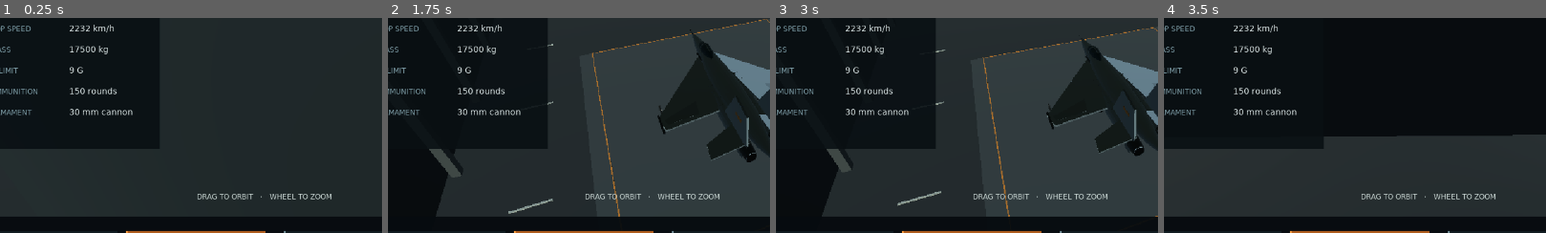
Above: before the commit, frames 1-4 (left to right).
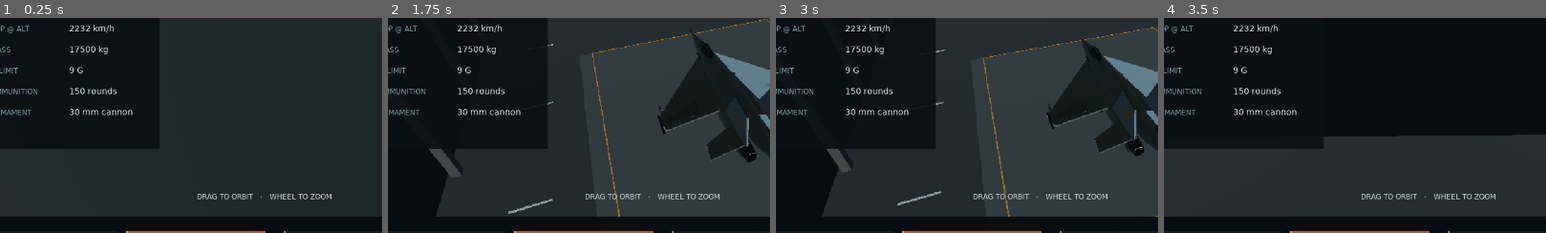
Above: after the commit, the same moments.

Repository: lolkeckay22-bot/copygamewy
Game: Godot game, scene res://Main.tscn
The game is run twice, just before and just after one commit, with the same random seed, the same clock (stepped at 60 frames per second) and the same inputs.
Inputs (mouse positions are % of the whole screen's width and height, from its top left):
- Up to frame 1 (0.25 s): no input
- Up to frame 2 (1.75 s): tap Enter at 0.5 s; move the mouse to (72, 45) at 0.52 s; hold D (roll_right) 0.53-1.25 s; hold X (cycle_missile) 0.53-1.25 s; click (72, 45) at 0.67 s; tap Z (flaps) at 0.77, 1.07 s; tap R (respawn) at 1.25 s; drag from (30, 55) to (45, 70) at 1.27 s
- Up to frame 3 (3 s): move the mouse to (60, 28) at 2.02 s; hold D (roll_right) 2.03-2.75 s; hold F (flare) 2.03-2.75 s; drag from (45, 70) to (20, 35) at 2.77 s
- Up to frame 4 (3.5 s): no input
The pictures show only the part of the screen within x 6-56%, y 35-85%; the shares and areas given below are measured in that part.

The runs differ from the first frame. In frame 1, 0.1% of the frame differs, in the area x 2-8%, y 3-8%; in frame 2, 0.1%; in frame 3, 0.1%; in frame 4, 0.1%.

Commit message:
ui: mark advertised maximum as high-altitude top speed

Diff:
--- a/Game/Source/scripts/HUD.gd
+++ b/Game/Source/scripts/HUD.gd
@@ -107,7 +107,7 @@
 	draw_rect(Rect2(38,165,305,3),amber)
 	txt(Vector2(60,208),d.name,26)
 	txt(Vector2(60,237),"AIRCRAFT SPECIFICATION",12,muted)
-	var specs=[["TOP SPEED",str(int(d.max_speed*3.6))+" km/h"],["MASS",str(int(d.mass))+" kg"],["G LIMIT",str(int(d.max_g))+" G"],["AMMUNITION",str(int(d.ammo))+" rounds"],["ARMAMENT","30 mm cannon" if game.selected==1 else "Twin machine guns"]]
+	var specs=[["TOP @ ALT",str(int(d.max_speed*3.6))+" km/h"],["MASS",str(int(d.mass))+" kg"],["G LIMIT",str(int(d.max_g))+" G"],["AMMUNITION",str(int(d.ammo))+" rounds"],["ARMAMENT","30 mm cannon" if game.selected==1 else "Twin machine guns"]]
 	var y=272
 	for row in specs:
 		txt(Vector2(60,y),row[0],12,muted);txt(Vector2(191,y),row[1],14);y+=35
